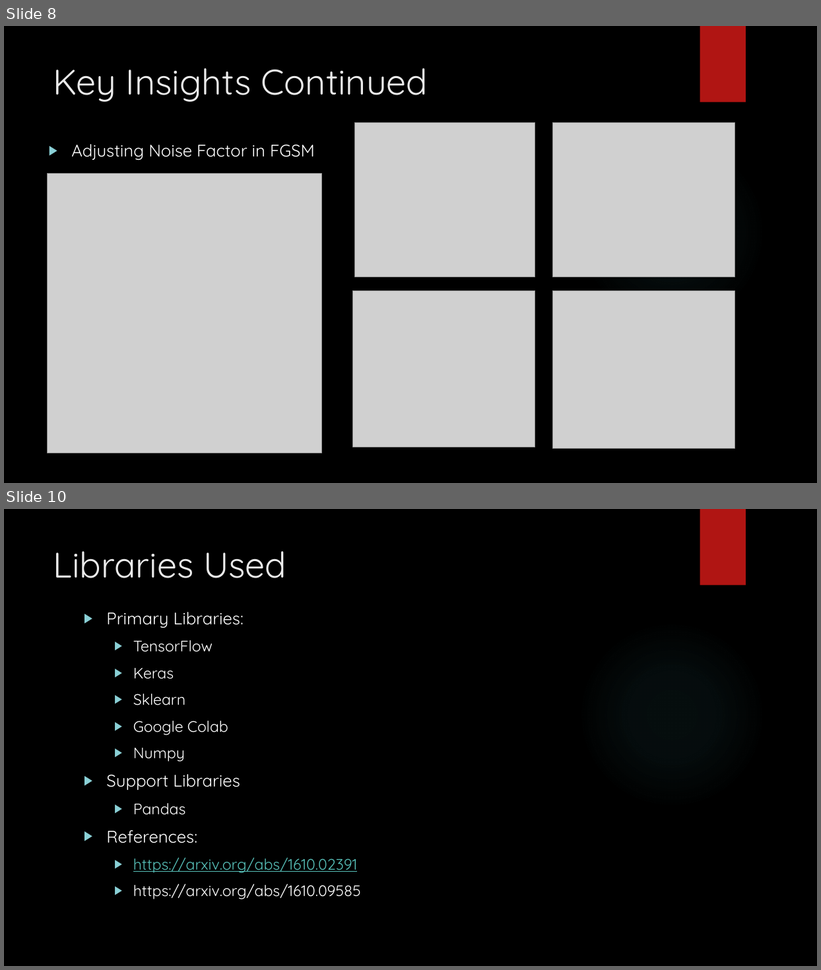
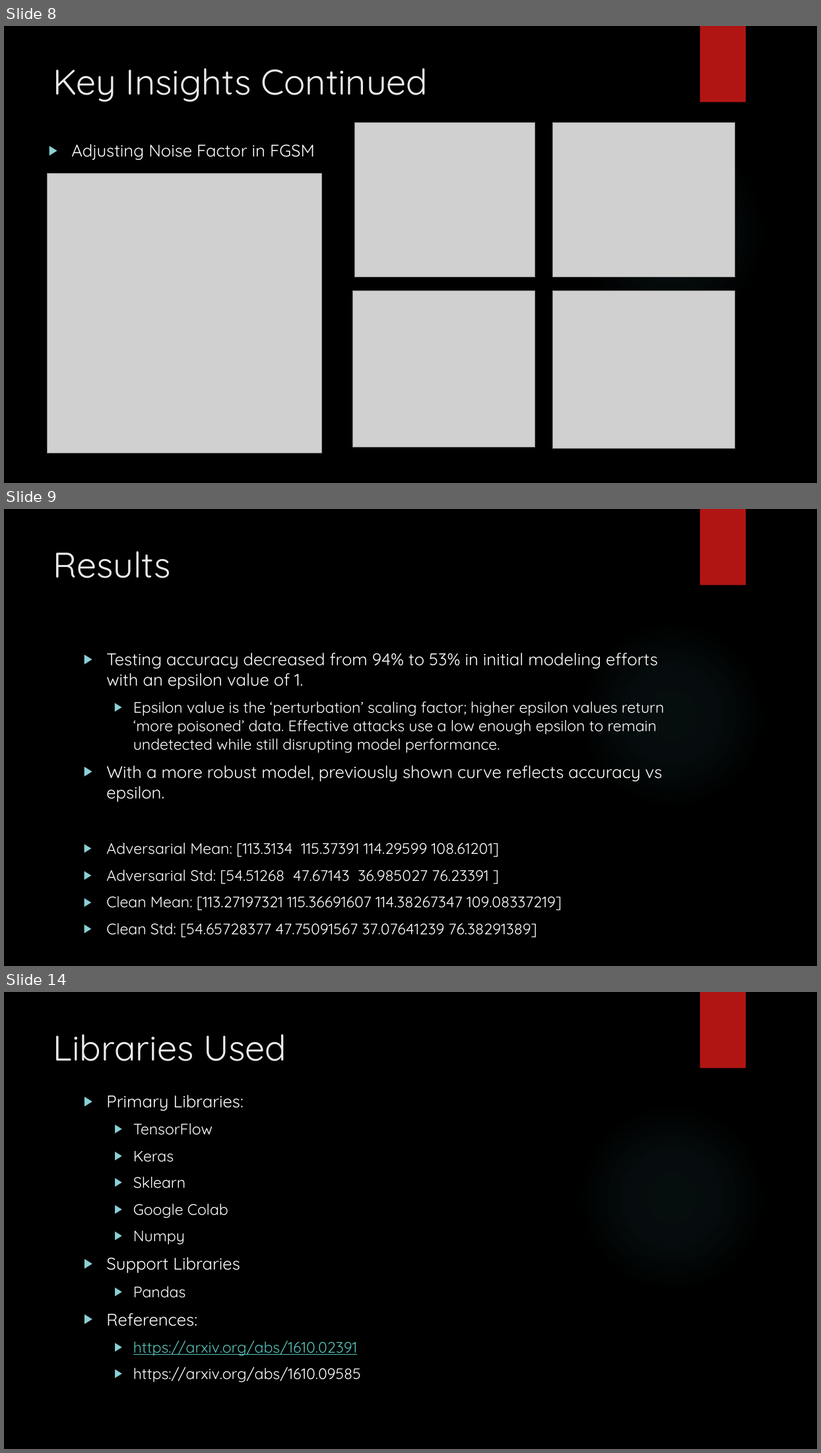
Before and after one commit to sgmurphy00/TOOLS1, a slide deck: Comp4447_Final_Project.pptx. Shown one above the other, each under a label of ours: slides 8 and 10 before the commit, slides 8, 9 and 14 after it; the slides between them are not shown. The pictures are 821x970 and 821x1453 pixels, drawn with LibreOffice and Linux fonts; fonts in the diff are those of the drawing; grey boxes stand for pictures; background and template pictures are left out. Boxes give left, top, right and bottom in pixels: in the first picture for what was removed or moved away, otherwise in the second. Text is boxed around its words. In the diff, an @@ line names an element or a change of style, - is before the commit and + after.

Commit message:
final presentation clean

```diff
--- a/Comp4447_Final_Project.pptx
+++ b/Comp4447_Final_Project.pptx
@@ slide 9 added at bbox=[4, 509, 817, 966], background picture (left out); not listed: 2 template elements that a slide beside it also shows @@
@@ title added at bbox=[54, 551, 172, 578], 42 pt, text #EBEBEB @@
+Results
@@ text added at bbox=[106, 653, 664, 935], 18 pt, text #FFFFFF @@
+▶ Testing accuracy decreased from 94% to 53% in initial modeling efforts with an epsilon value of 1.
+  ▶ Epsilon value is the ‘perturbation’ scaling factor; higher epsilon values return ‘more poisoned’ data. Effective attacks use a low enough epsilon to remain undetected while still disrupting model performance.
+▶ With a more robust model, previously shown curve reflects accuracy vs epsilon.
+▶ Adversarial Mean: [113.3134 115.37391 114.29599 108.61201]
+▶ Adversarial Std: [54.51268 47.67143 36.985027 76.23391 ]
+▶ Clean Mean: [113.27197321 115.36691607 114.38267347 109.08337219]
+▶ Clean Std: [54.65728377 47.75091567 37.07641239 76.38291389]
@@ what was slide 10 is now slide 14 @@
```
Also in this commit, not shown: 5 slides changed, 4 other slides added, 1 slide removed.
